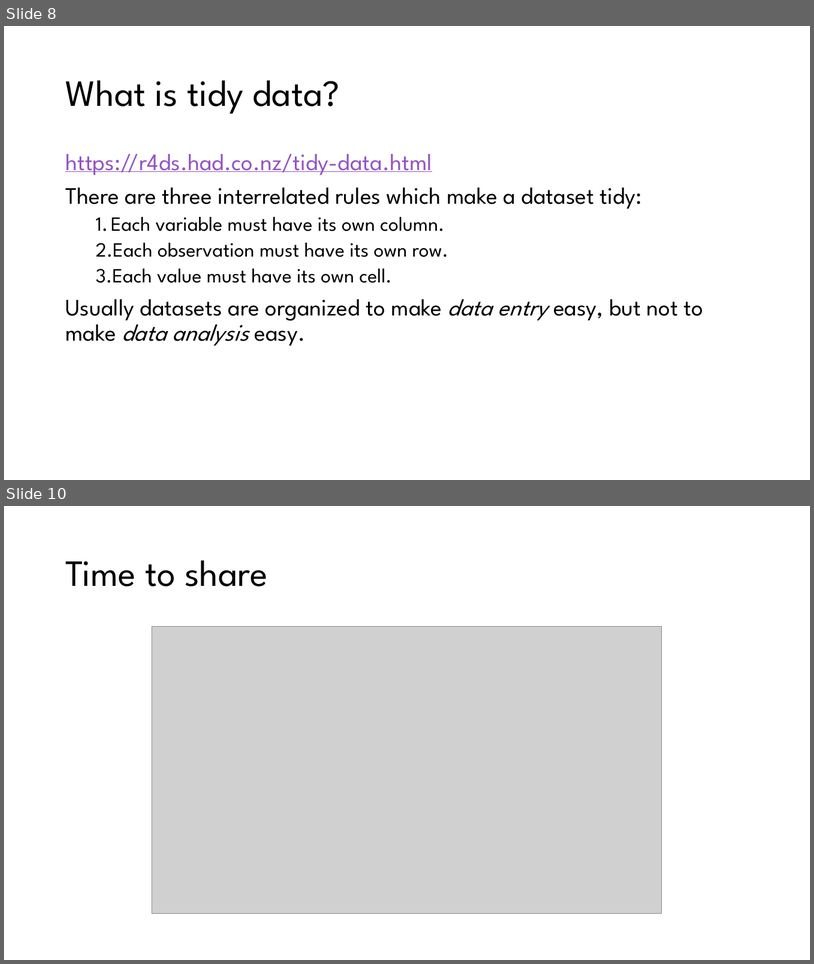
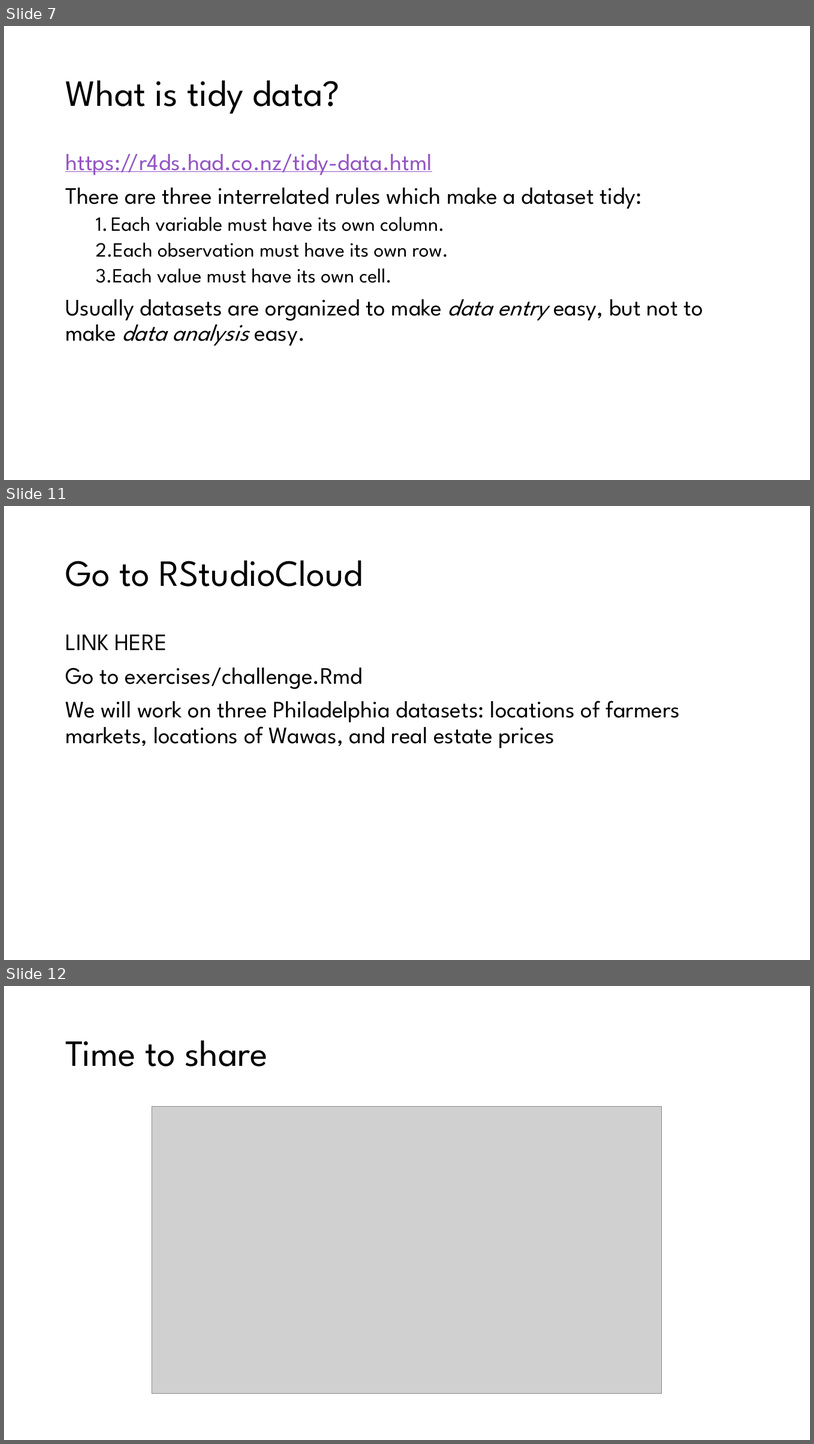
Before and after one commit to awalsh17/datacleaning_workshop, a slide deck: slides/1_datacleaning_workshop_slides.pptx. Shown one above the other, each under a label of ours: slides 8 and 10 before the commit, slides 7, 11 and 12 after it; the slides between them are not shown. The pictures are 814x964 and 814x1444 pixels, drawn with LibreOffice and Linux fonts; fonts in the diff are those of the drawing; grey boxes stand for pictures; background and template pictures are left out. Boxes give left, top, right and bottom in pixels: in the first picture for what was removed or moved away, otherwise in the second. Text is boxed around its words. In the diff, an @@ line names an element or a change of style, - is before the commit and + after.

```diff
--- a/slides/1_datacleaning_workshop_slides.pptx
+++ b/slides/1_datacleaning_workshop_slides.pptx
@@ slide 11 added at [4, 506, 810, 960], background #FFFFFF @@
@@ title added at [65, 560, 363, 586], 44 pt, text #000000 @@
+Go to RStudioCloud
@@ text added at [65, 634, 681, 748], 28 pt, text #000000 @@
+LINK HERE
+Go to exercises/challenge.Rmd
+We will work on three Philadelphia datasets: locations of farmers markets, locations of Wawas, and real estate prices
@@ what was slide 8 is now slide 7 @@
@@ what was slide 10 is now slide 12 @@
```
Also in this commit, not shown: 4 slides changed, 2 other slides added, 1 slide removed, 9 other files.
